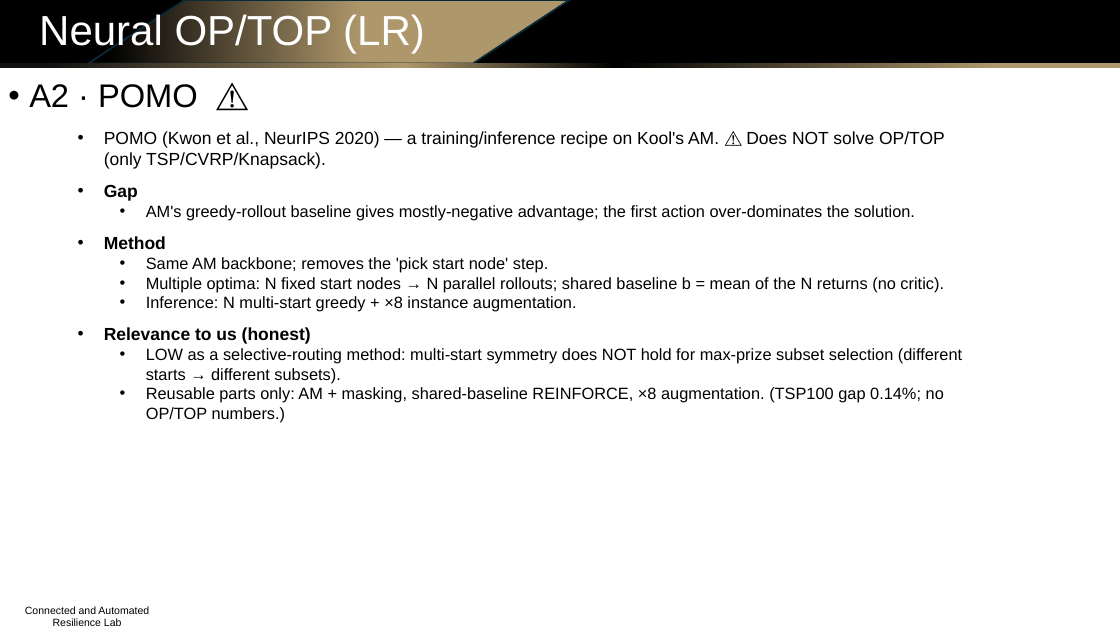
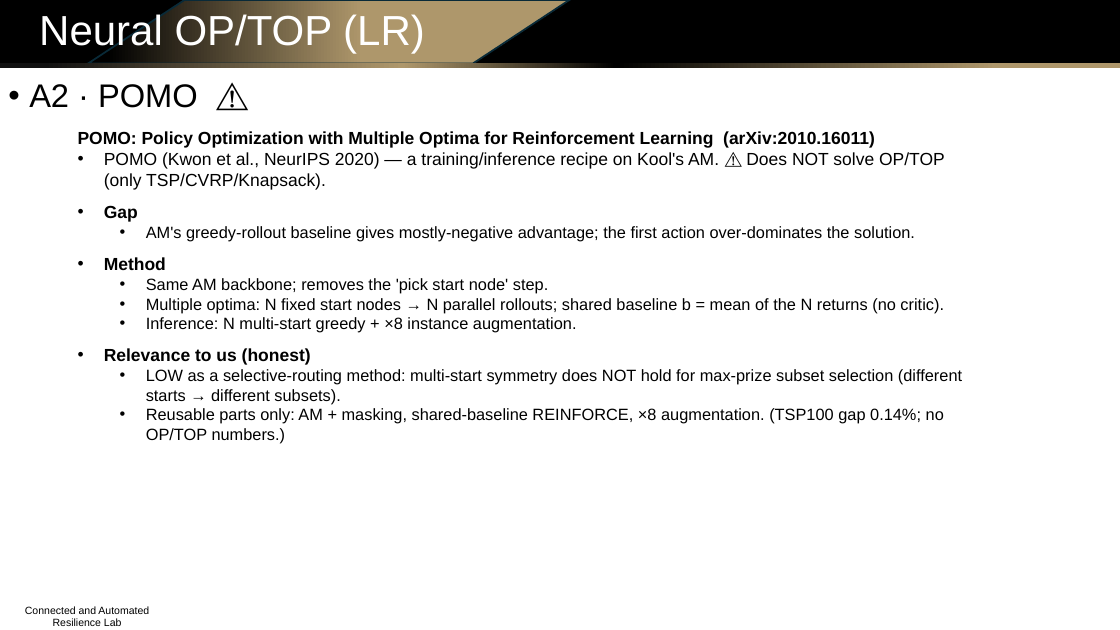
Before and after one commit to Dylan-Wyl10/RoboSense, a slide deck: slide 3 of experiments/20260714-op-fm-survey/op_fm_survey_slides.pptx. Drawn at 1120x630 pixels with LibreOffice and Linux fonts; fonts in the diff are those of the drawing; background and template pictures are left out. Boxes give left, top, right and bottom in pixels: in the first picture for what was removed or moved away, otherwise in the second. Text is boxed around its words. In the diff, an @@ line names an element or a change of style, - is before the commit and + after.

```diff
--- a/experiments/20260714-op-fm-survey/op_fm_survey_slides.pptx
+++ b/experiments/20260714-op-fm-survey/op_fm_survey_slides.pptx
@@ text at bbox=[78, 131, 875, 148]: paragraph added @@
+POMO: Policy Optimization with Multiple Optima for Reinforcement Learning (arXiv:2010.16011)
```
Also in this commit, not shown: 8 other slides changed, 2 other files.
